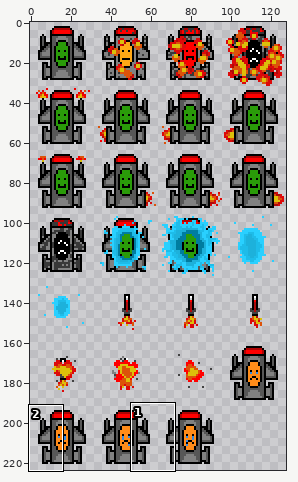
Two versions of one sprite sheet, assets/sprites/Spaceship.png. Above: a wide view before the commit, with the close-up outlined.
Close-up. Earlier state:
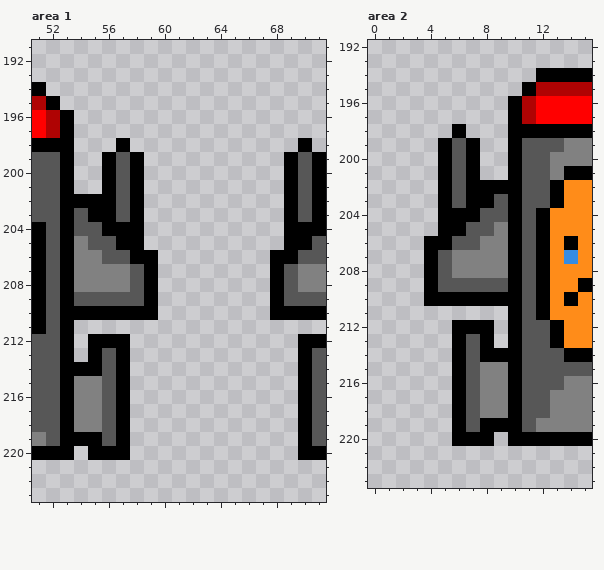
The file is 128x224 pixels. Shown: area 1: x 51..71, y 191..223; area 2: x 0..15, y 192..223. The commit also changed other parts of the picture, which this record leaves out.
The same view after the edit:
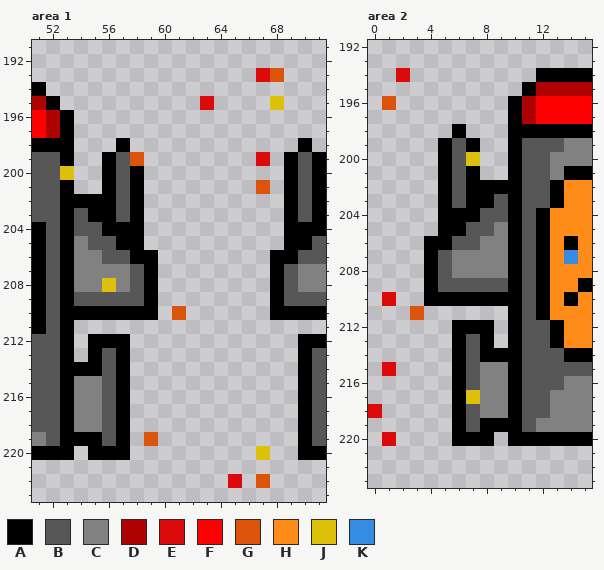
Palette (. is transparent): A #000000  B #575757  C #818181  D #af0303  E #dc0a0a  F #ff0000  G #dc530a  H #ff8c19  J #dcc00a  K #368ce3
Difference:
Area 1:
y 193: x 67..68 .. -> EG
y 195: x 63 . -> E; x 68 . -> J
y 199: x 58 A -> G; x 67 . -> E
y 200: x 53 A -> J
y 201: x 67 . -> G
y 208: x 56 C -> J
y 210: x 61 . -> G
y 219: x 59 . -> G
y 220: x 67 . -> J
y 222: x 65 . -> E; x 67 . -> G
Area 2:
y 194: x 2 . -> E
y 196: x 1 . -> G
y 200: x 7 A -> J
y 210: x 1 . -> E
y 211: x 3 . -> G
y 215: x 1 . -> E
y 217: x 7 B -> J
y 218: x 0 . -> E
y 220: x 1 . -> E
